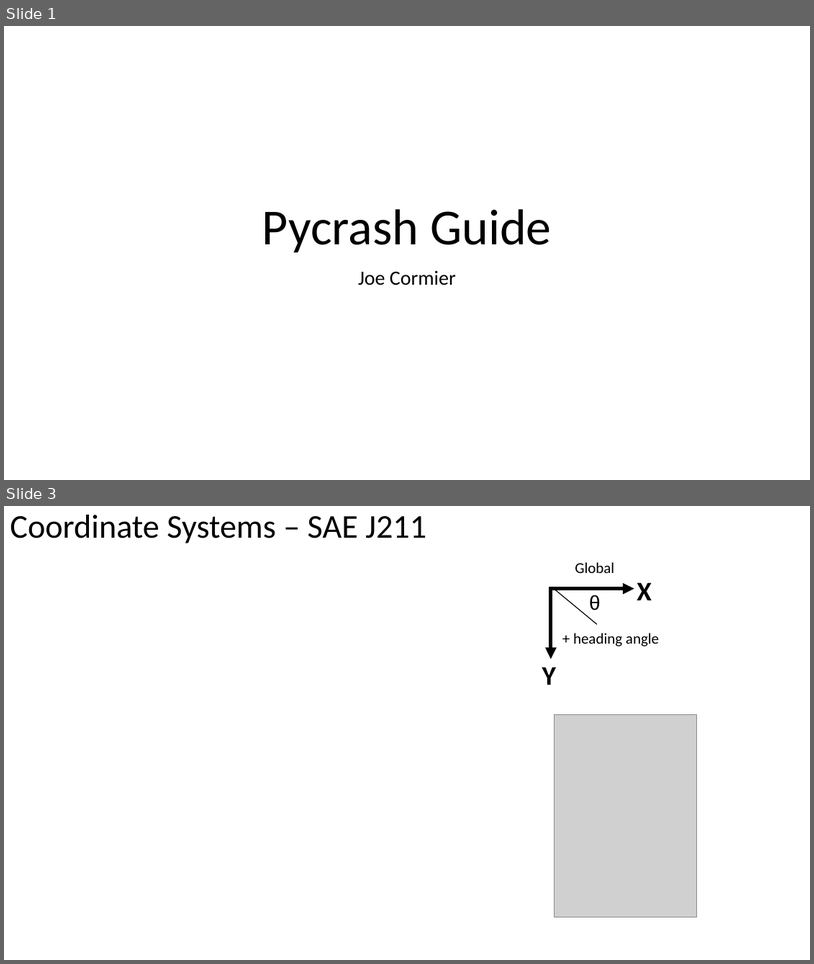
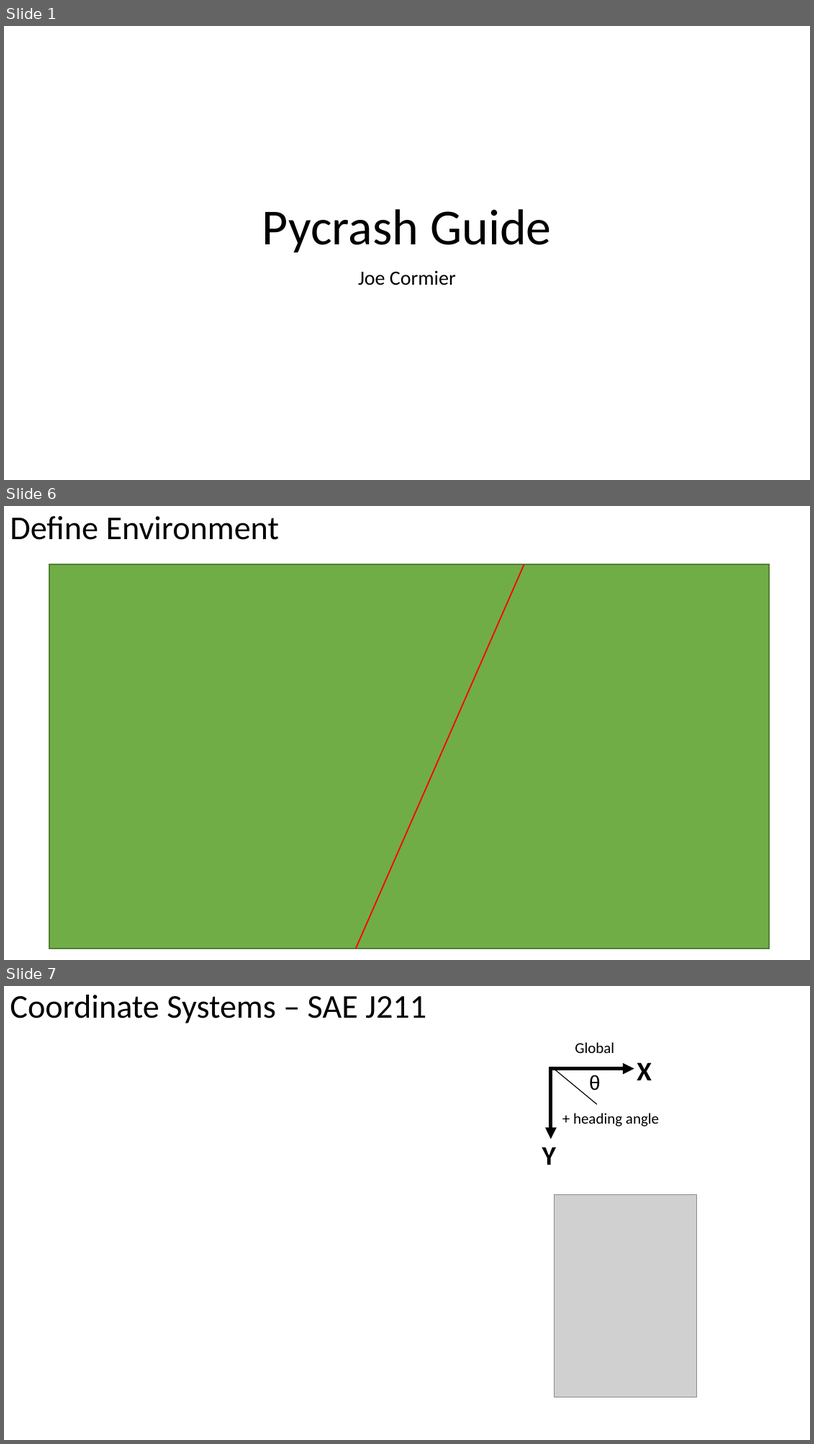
Before and after one commit to joe-cormier/pycrash, a slide deck: docs/Vehicle_Dynamics_Guide.pptx. Shown one above the other, each under a label of ours: slides 1 and 3 before the commit, slides 1, 6 and 7 after it; the slides between them are not shown. The pictures are 814x964 and 814x1444 pixels, drawn with LibreOffice and Linux fonts; fonts in the diff are those of the drawing; grey boxes stand for pictures. Boxes give left, top, right and bottom in pixels: in the first picture for what was removed or moved away, otherwise in the second. Text is boxed around its words. In the diff, an @@ line names an element or a change of style, - is before the commit and + after.

```diff
--- a/docs/Vehicle_Dynamics_Guide.pptx
+++ b/docs/Vehicle_Dynamics_Guide.pptx
@@ slide 6 added at <box>4,506,810,960</box>, background #FFFFFF @@
@@ title added at <box>10,516,280,540</box>, 39.6 pt, text #000000 @@
+Define Environment
@@ rectangle added at <box>49,565,770,948</box>, fill #70AD47, outline #538035 1 pt @@
@@ line added from (525, 565) to (356, 948), #FF0000 1.5 pt @@
@@ what was slide 3 is now slide 7 @@
```
Also in this commit, not shown: 4 other slides added, 2 slides removed, 19 other files.
